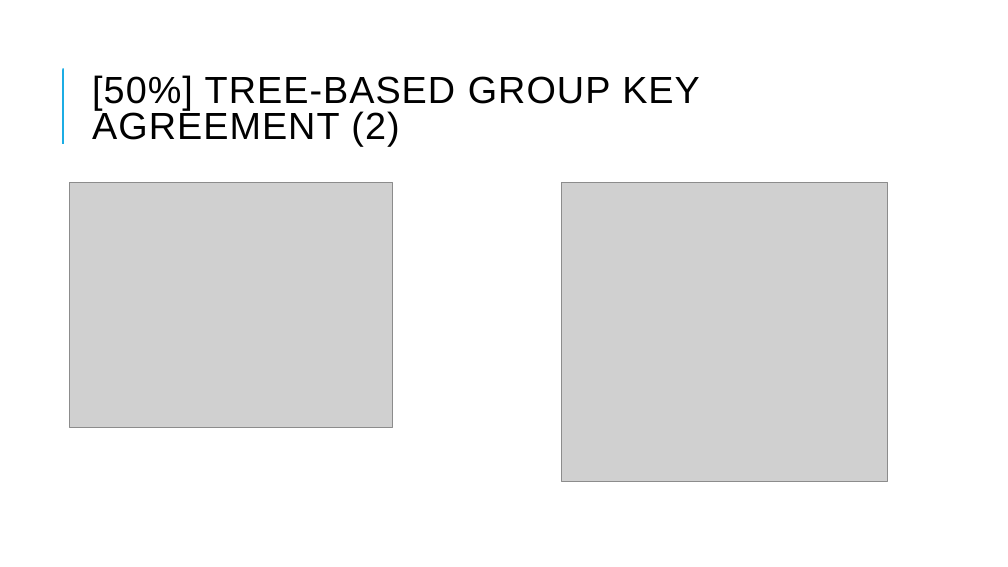
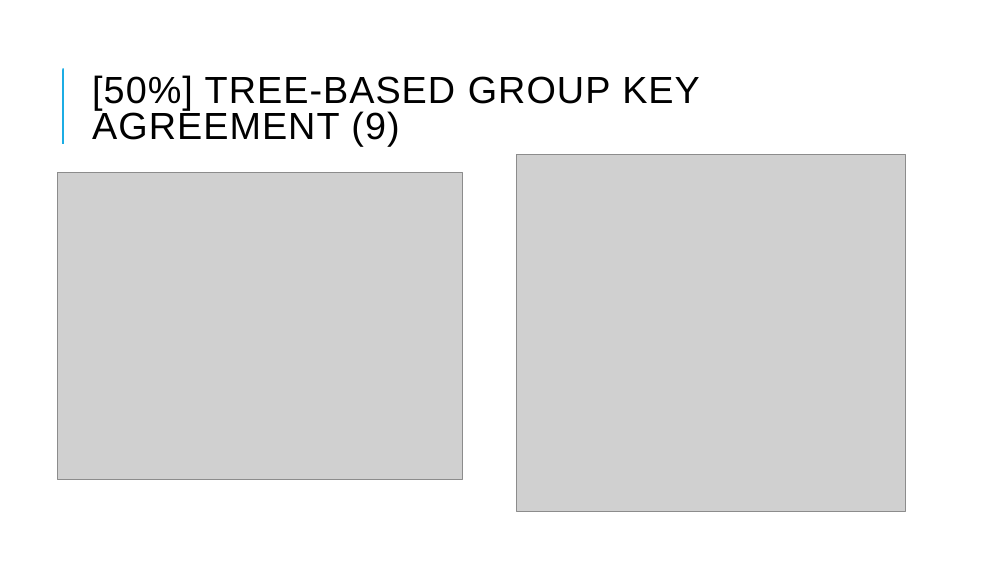
Before and after one commit to Joao-Quinta/travail_master, a slide deck: slide 22 of presentation/Presentation_20_03_2023.odp (slide 21 before the commit). Drawn at 1008x567 pixels with LibreOffice and Linux fonts; fonts in the diff are those of the drawing; grey boxes stand for pictures. Boxes give left, top, right and bottom in pixels: in the first picture for what was removed or moved away, otherwise in the second. Text is boxed around its words. In the diff, an @@ line names an element or a change of style, - is before the commit and + after.

```diff
--- a/presentation/Presentation_20_03_2023.odp
+++ b/presentation/Presentation_20_03_2023.odp
@@ title at [92,75,700,146]: text changed @@
-[50%] TREE-BASED GROUP KEY AGREEMENT (2)
+[50%] TREE-BASED GROUP KEY AGREEMENT (9)
@@ picture: place and size @@
-picture at [70,182,393,427]
+picture at [57,172,463,479]
@@ picture: place and size @@
-picture at [561,182,888,481]
+picture at [516,155,906,511]
```
Also in this commit, not shown: 2 slides added, 16 other files.
